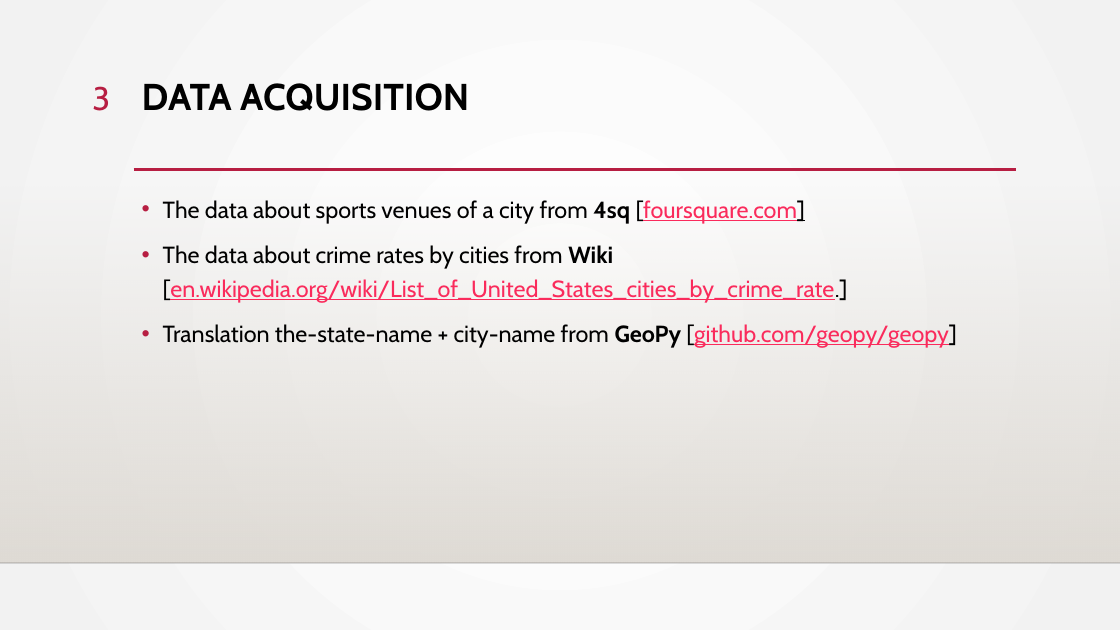
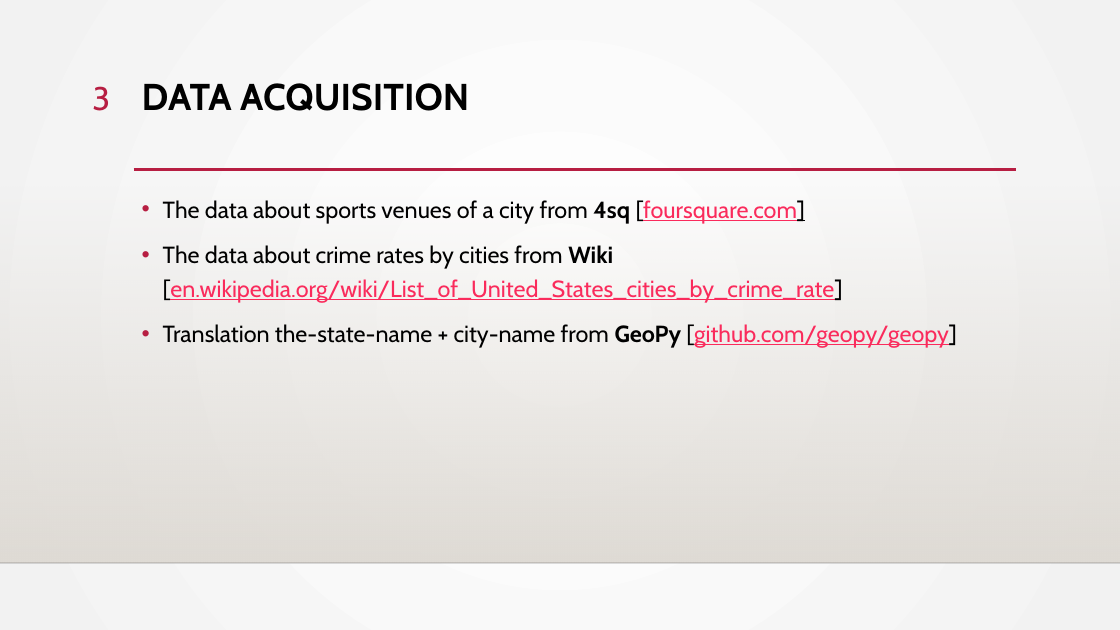
Before and after one commit to Pavel-V/Applied_Data_Science_Capstone, a slide deck: slide 3 of Sport vs Crime.pptx. Drawn at 1120x630 pixels with LibreOffice and Linux fonts; fonts in the diff are those of the drawing; background and template pictures are left out. Boxes give left, top, right and bottom in pixels: in the first picture for what was removed or moved away, otherwise in the second. Text is boxed around its words. In the diff, an @@ line names an element or a change of style, - is before the commit and + after.

```diff
--- a/Sport vs Crime.pptx
+++ b/Sport vs Crime.pptx
@@ text at (163, 245, 843, 303): text changed @@
-• The data about crime rates by cities from Wiki [en.wikipedia.org/wiki/List_of_United_States_cities_by_crime_rate.]
+• The data about crime rates by cities from Wiki [en.wikipedia.org/wiki/List_of_United_States_cities_by_crime_rate]
```
Also in this commit, not shown: 4 other slides changed, 3 other files.
